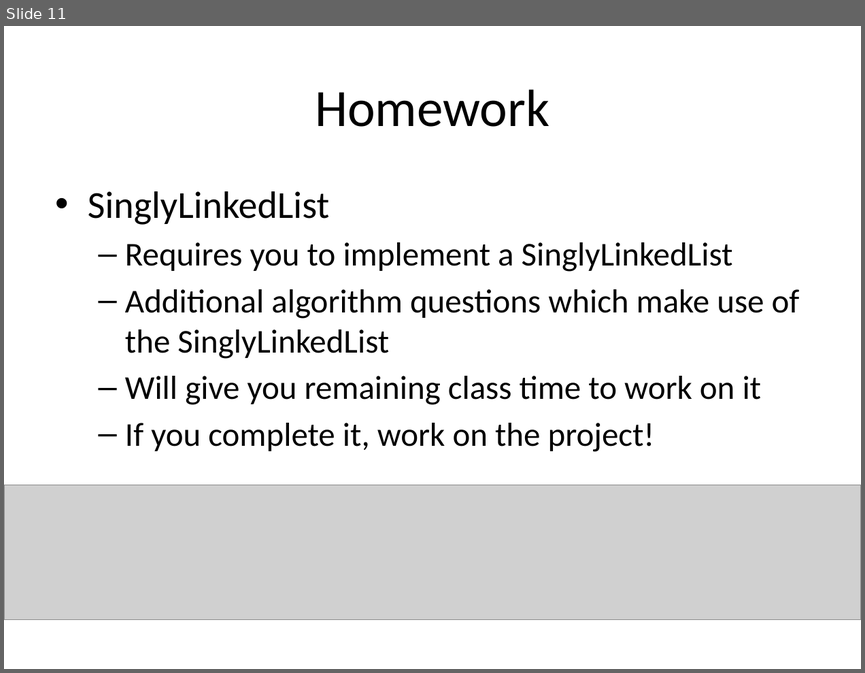
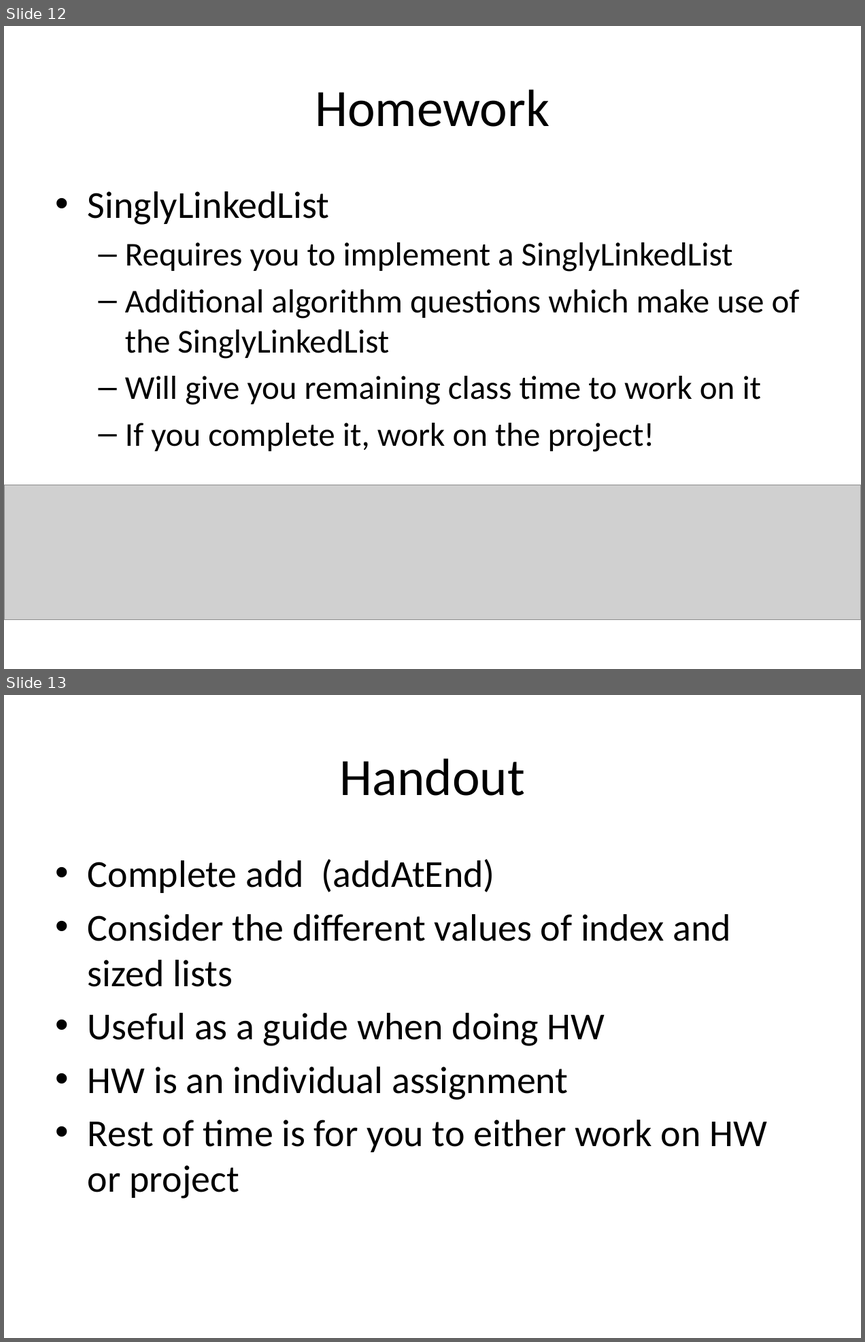
Before and after one commit to RHIT-CSSE/csse220, a slide deck: ClassMaterials/LinkedLists/Slides/Part2-BigO.pptx. Shown one above the other, each under a label of ours: slide 11 before the commit, slides 12 and 13 after it. The pictures are 865x673 and 865x1342 pixels, drawn with LibreOffice and Linux fonts; fonts in the diff are those of the drawing; grey boxes stand for pictures. Boxes give left, top, right and bottom in pixels: in the first picture for what was removed or moved away, otherwise in the second. Text is boxed around its words. In the diff, an @@ line names an element or a change of style, - is before the commit and + after.

```diff
--- a/ClassMaterials/LinkedLists/Slides/Part2-BigO.pptx
+++ b/ClassMaterials/LinkedLists/Slides/Part2-BigO.pptx
@@ slide 13 added at [4, 695, 861, 1338], background #FFFFFF @@
@@ title added at [340, 758, 525, 796], 44 pt, text #000000 @@
+Handout
@@ text added at [88, 859, 767, 1198], 32 pt, text #000000 @@
+• Complete add (addAtEnd)
+• Consider the different values of index and sized lists
+• Useful as a guide when doing HW
+• HW is an individual assignment
+• Rest of time is for you to either work on HW or project
@@ what was slide 11 is now slide 12 @@
```
Also in this commit, not shown: 1 slide changed, 1 other slide added.
